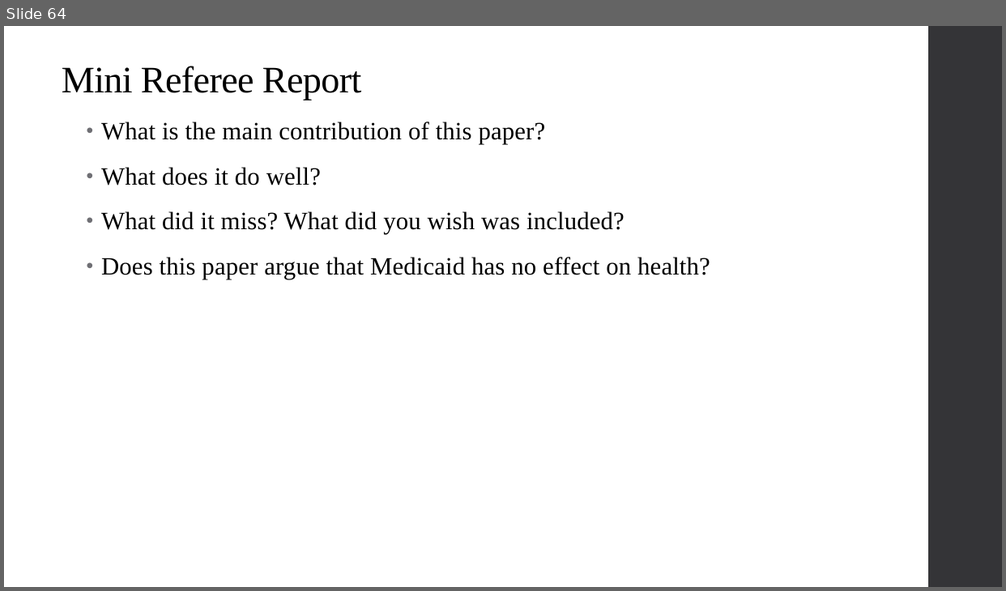
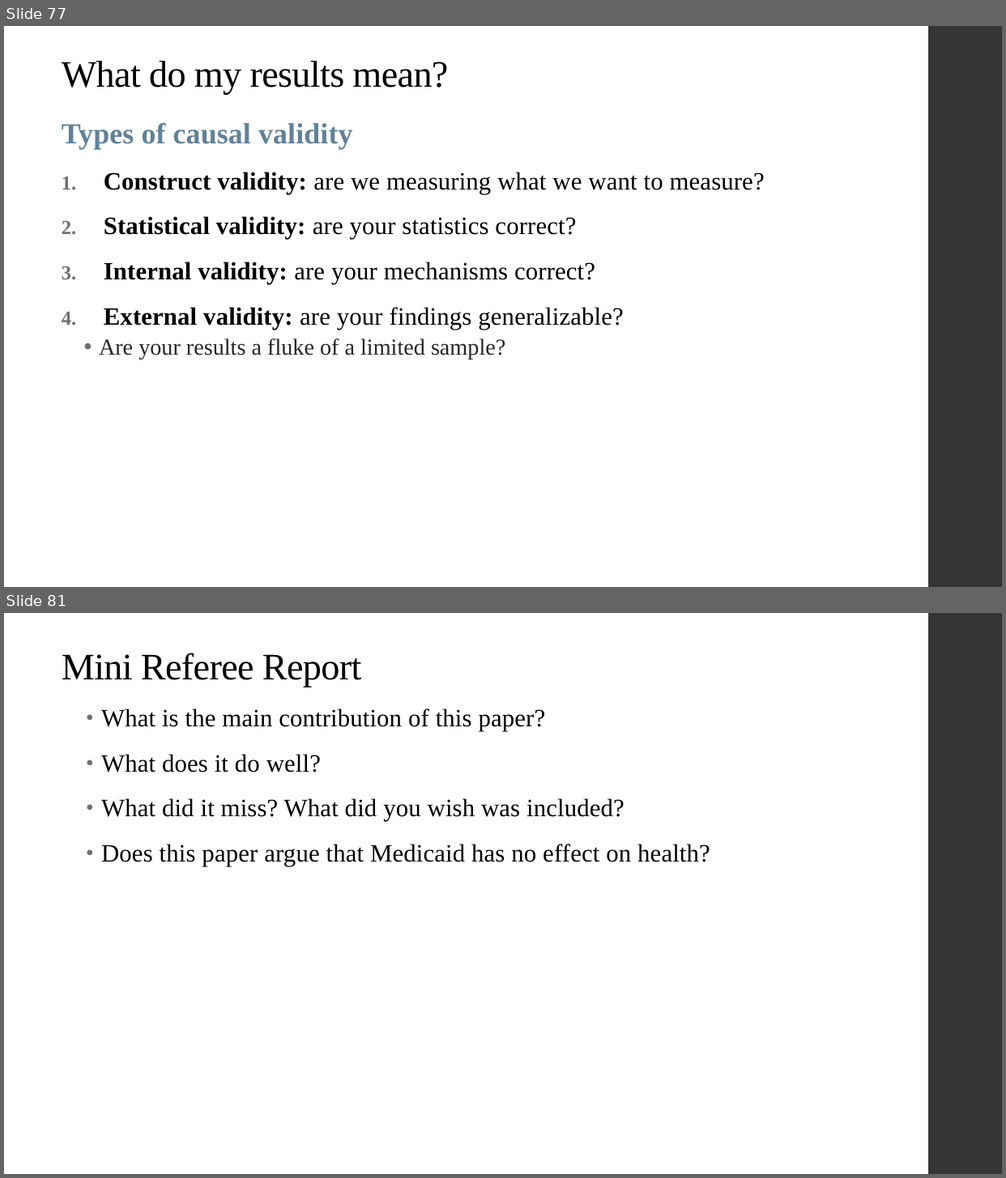
Before and after one commit to alex-hoagland/HAD5744, a slide deck: Lecture04_MultivariateOLS2/Lecture4_MultivariateOLS2.pptx. Shown one above the other, each under a label of ours: slide 64 before the commit, slides 77 and 81 after it; the slides between them are not shown. The pictures are 1006x591 and 1006x1178 pixels, drawn with LibreOffice and Linux fonts; fonts in the diff are those of the drawing. Boxes give left, top, right and bottom in pixels: in the first picture for what was removed or moved away, otherwise in the second. Text is boxed around its words. In the diff, an @@ line names an element or a change of style, - is before the commit and + after.

```diff
--- a/Lecture04_MultivariateOLS2/Lecture4_MultivariateOLS2.pptx
+++ b/Lecture04_MultivariateOLS2/Lecture4_MultivariateOLS2.pptx
@@ slide 77 added at <box>4,26,1002,587</box>, background #FFFFFF; not listed: 1 template element that a slide beside it also shows @@
@@ title added at <box>62,61,448,95</box>, 36 pt, text #000000 @@
+What do my results mean?
@@ text added at <box>62,122,765,360</box>, 24 pt, text #000000 @@
+Types of causal validity
+1. Construct validity: are we measuring what we want to measure?
+2. Statistical validity: are your statistics correct?
+3. Internal validity: are your mechanisms correct?
+4. External validity: are your findings generalizable?
+  • Are your results a fluke of a limited sample?
@@ what was slide 64 is now slide 81 @@
```
Also in this commit, not shown: 6 slides changed, 16 other slides added, 3 other files.
